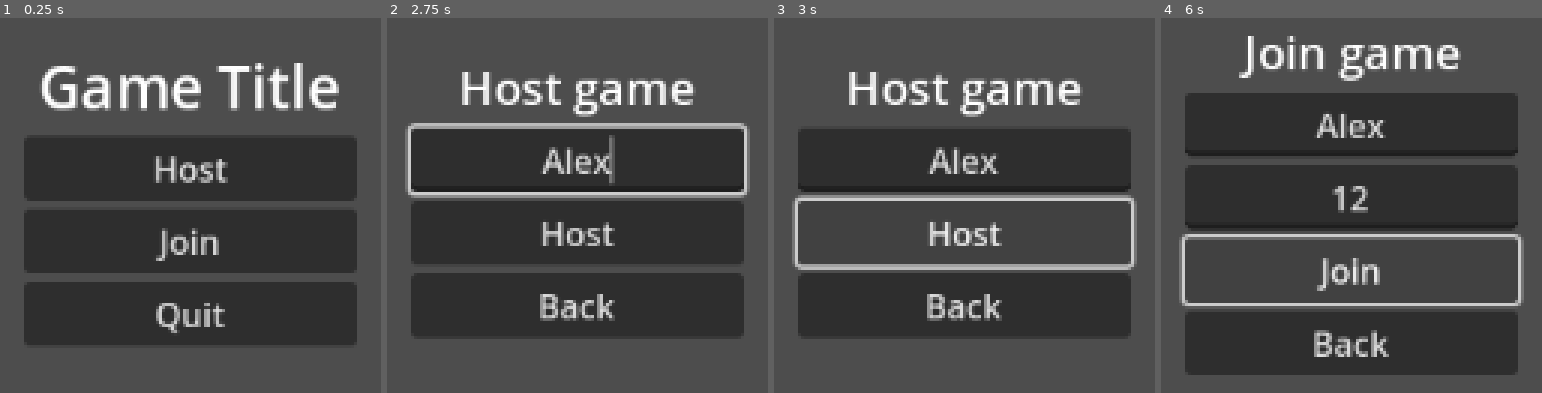
Above: before the commit, frames 1-4 (left to right).
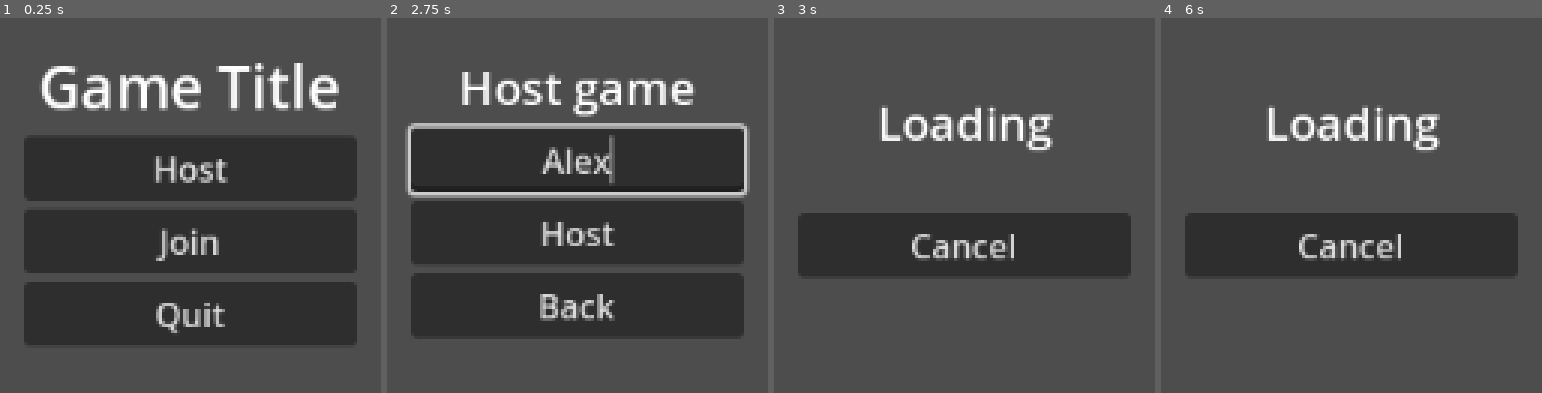
Above: after the commit, the same moments.

Repository: qkas/godot-mp-lobby
Game: Godot game, scene res://levels/main_menu/main_menu.tscn
Two runs of this game, one before a commit and one after it. Both use one fixed random seed, a clock stepped at 60 frames per second and the inputs below.
Inputs (mouse positions are in pixels of both pictures, inside the frame that each line leads up to):
- Up to frame 1 (0.25 s): no input
- Up to frame 2 (2.75 s): tap Enter at 0.5 s; click "Host" at 1.25 s; click (577, 160) at 2.02 s; type "Alex" at 2.1 s
- Up to frame 3 (3 s): click "Host" at 2.75 s
- Up to frame 4 (6 s): click "Back" (after the commit: "Cancel") at 3.5 s; click "Join" at 4.25 s; click (1351, 123) at 5.02 s; type "Alex" at 5.1 s; click (1351, 198) at 5.25 s; type "12" at 5.33 s; click "Join" at 5.75 s

Frames 1-2 are identical in both runs. In frame 3, 37% of the frame differs, in the area x 4-96%, y 14-85%; in frame 4, 47%, in the area x 4-96%, y 4-96%.

Commit message:
Add loading screen and add initial node scripts

Diff:
--- /dev/null
+++ b/levels/main_menu/host_menu.gd
@@ -0,0 +1 @@
+extends VBoxContainer
--- /dev/null
+++ b/levels/main_menu/join_menu.gd
@@ -0,0 +1 @@
+extends VBoxContainer
--- /dev/null
+++ b/levels/main_menu/loading_menu.gd
@@ -0,0 +1 @@
+extends VBoxContainer
--- /dev/null
+++ b/levels/main_menu/lobby_menu.gd
@@ -0,0 +1 @@
+extends VBoxContainer
--- a/levels/main_menu/main_menu.gd
+++ b/levels/main_menu/main_menu.gd
@@ -1,11 +1,12 @@
 extends Control
 
-enum Menu { START, HOST, JOIN, LOBBY }
+enum Menu { START, HOST, JOIN, LOADING, LOBBY }
 
 @onready var menus: Dictionary = {
 	Menu.START: $StartMenu,
 	Menu.HOST: $HostMenu,
 	Menu.JOIN: $JoinMenu,
+	Menu.LOADING: $LoadingMenu,
 	Menu.LOBBY: $LobbyMenu
 }
 
@@ -25,5 +26,8 @@
 func _on_join_button_pressed() -> void:
 	show_menu(Menu.JOIN)
 
+func _on_start_loading_button_pressed() -> void:
+	show_menu(Menu.LOADING)
+
 func _on_back_button_pressed() -> void:
 	show_menu(Menu.START)
--- a/levels/main_menu/main_menu.tscn
+++ b/levels/main_menu/main_menu.tscn
@@ -1,6 +1,10 @@
-[gd_scene load_steps=2 format=3 uid="uid://ebyrho8l5vji"]
+[gd_scene load_steps=6 format=3 uid="uid://ebyrho8l5vji"]
 
 [ext_resource type="Script" uid="uid://bmyy5mwniabxb" path="res://levels/main_menu/main_menu.gd" id="1_nt5r4"]
+[ext_resource type="Script" uid="uid://cfkjotras5ifd" path="res://levels/main_menu/host_menu.gd" id="2_86fa0"]
+[ext_resource type="Script" uid="uid://gciny6uhe6tm" path="res://levels/main_menu/join_menu.gd" id="3_h370v"]
+[ext_resource type="Script" uid="uid://dy6xmee3doub2" path="res://levels/main_menu/lobby_menu.gd" id="4_qhxwq"]
+[ext_resource type="Script" uid="uid://ciqltjd2iwkx2" path="res://levels/main_menu/loading_menu.gd" id="5_h370v"]
 
 [node name="MainMenu" type="Control"]
 layout_mode = 3
@@ -49,8 +53,13 @@
 anchor_top = 0.5
 anchor_right = 0.5
 anchor_bottom = 0.5
-grow_horizontal = 2
-grow_vertical = 2
+offset_left = -80.0
+offset_top = -68.0
+offset_right = 80.0
+offset_bottom = 68.0
+grow_horizontal = 2
+grow_vertical = 2
+script = ExtResource("2_86fa0")
 
 [node name="Host" type="Label" parent="HostMenu"]
 layout_mode = 2
@@ -81,8 +90,13 @@
 anchor_top = 0.5
 anchor_right = 0.5
 anchor_bottom = 0.5
-grow_horizontal = 2
-grow_vertical = 2
+offset_left = -80.0
+offset_top = -85.5
+offset_right = 80.0
+offset_bottom = 85.5
+grow_horizontal = 2
+grow_vertical = 2
+script = ExtResource("3_h370v")
 
 [node name="Join" type="Label" parent="JoinMenu"]
 layout_mode = 2
@@ -109,6 +123,38 @@
 text = "Back
 "
 
+[node name="LoadingMenu" type="VBoxContainer" parent="."]
+visible = false
+custom_minimum_size = Vector2(160, 0)
+layout_mode = 1
+anchors_preset = 8
+anchor_left = 0.5
+anchor_top = 0.5
+anchor_right = 0.5
+anchor_bottom = 0.5
+offset_left = -80.0
+offset_top = -51.0
+offset_right = 80.0
+offset_bottom = 51.0
+grow_horizontal = 2
+grow_vertical = 2
+script = ExtResource("5_h370v")
+
+[node name="Loading" type="Label" parent="LoadingMenu"]
+layout_mode = 2
+theme_override_font_sizes/font_size = 22
+text = "Loading"
+horizontal_alignment = 1
+
+[node name="LoadingStatus" type="Label" parent="LoadingMenu"]
+layout_mode = 2
+theme_override_font_sizes/font_size = 14
+horizontal_alignment = 1
+
+[node name="CancelButton" type="Button" parent="LoadingMenu"]
+layout_mode = 2
+text = "Cancel"
+
 [node name="LobbyMenu" type="VBoxContainer" parent="."]
 visible = false
 custom_minimum_size = Vector2(160, 0)
@@ -118,8 +164,13 @@
 anchor_top = 0.5
 anchor_right = 0.5
 anchor_bottom = 0.5
-grow_horizontal = 2
-grow_vertical = 2
+offset_left = -80.0
+offset_top = -71.0
+offset_right = 80.0
+offset_bottom = 71.0
+grow_horizontal = 2
+grow_vertical = 2
+script = ExtResource("4_qhxwq")
 
 [node name="Lobby" type="Label" parent="LobbyMenu"]
 layout_mode = 2
@@ -153,5 +204,9 @@
 [connection signal="pressed" from="StartMenu/HostButton" to="." method="_on_host_button_pressed"]
 [connection signal="pressed" from="StartMenu/JoinButton" to="." method="_on_join_button_pressed"]
 [connection signal="pressed" from="StartMenu/QuitButton" to="." method="_on_quit_button_pressed"]
+[connection signal="pressed" from="HostMenu/StartHostButton" to="." method="_on_start_loading_button_pressed"]
 [connection signal="pressed" from="HostMenu/BackButton" to="." method="_on_back_button_pressed"]
+[connection signal="pressed" from="JoinMenu/StartJoinButton" to="." method="_on_start_loading_button_pressed"]
 [connection signal="pressed" from="JoinMenu/BackButton" to="." method="_on_back_button_pressed"]
+[connection signal="pressed" from="LoadingMenu/CancelButton" to="." method="_on_back_button_pressed"]
+[connection signal="pressed" from="LobbyMenu/QuitButton" to="." method="_on_back_button_pressed"]
Not shown, added: levels/main_menu/host_menu.gd.uid
Not shown, added: levels/main_menu/join_menu.gd.uid
Not shown, added: levels/main_menu/loading_menu.gd.uid
Not shown, added: levels/main_menu/lobby_menu.gd.uid
